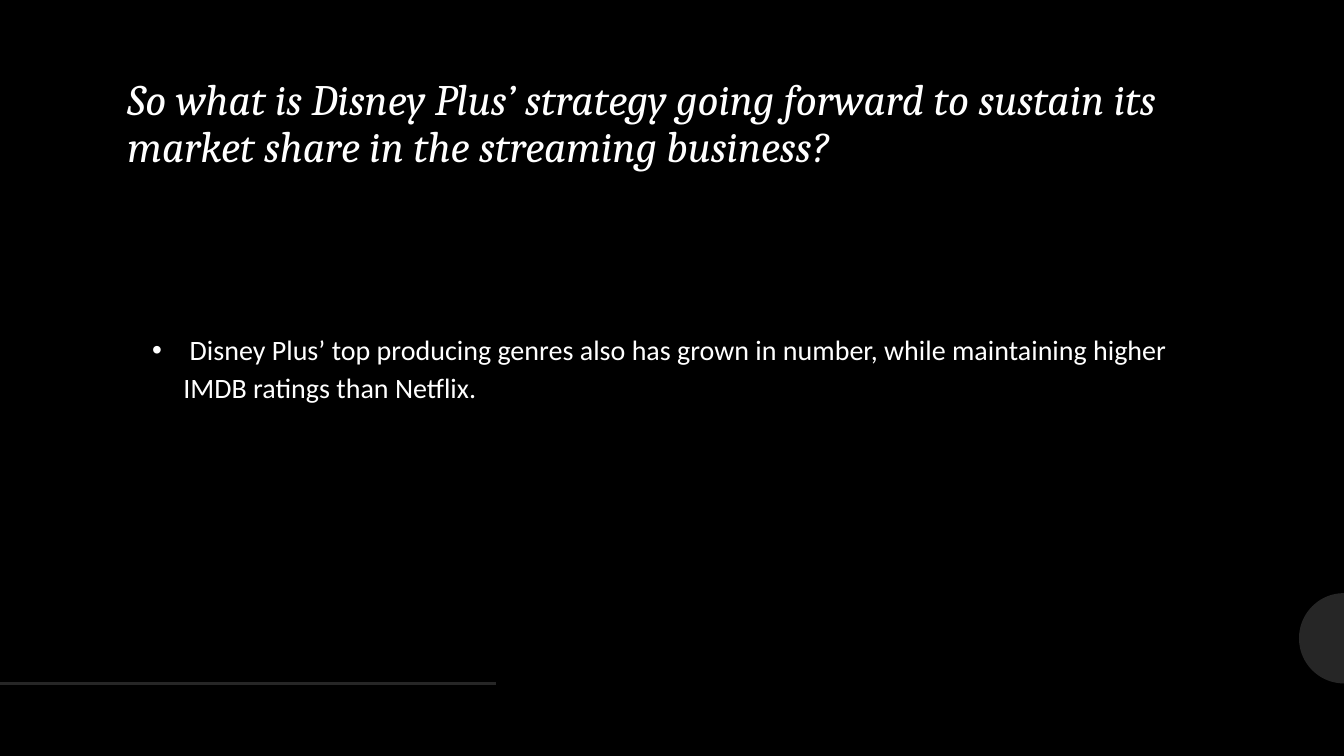
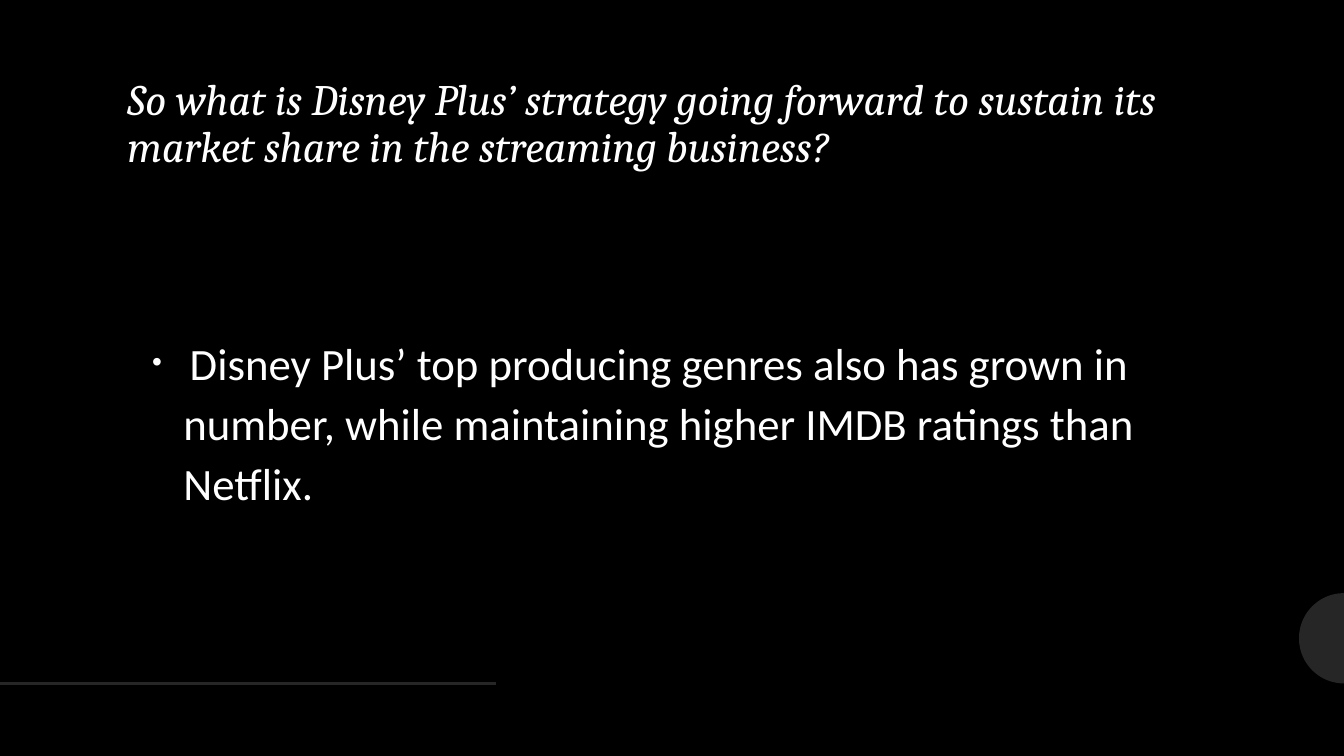
Before and after one commit to qwang27/Python_Into_Project, a slide deck: slide 10 of Analysis of Disney Plus Competitiveness over Netflix.pptx (slide 9 before the commit). Drawn at 1344x756 pixels with LibreOffice and Linux fonts; fonts in the diff are those of the drawing. Boxes give left, top, right and bottom in pixels: in the first picture for what was removed or moved away, otherwise in the second. Text is boxed around its words. In the diff, an @@ line names an element or a change of style, - is before the commit and + after.

```diff
--- a/Analysis of Disney Plus Competitiveness over Netflix.pptx
+++ b/Analysis of Disney Plus Competitiveness over Netflix.pptx
@@ text "Disney Plus’ top producing genres ..." at [183, 348, 1133, 501]: size 20 to 32 pt @@
```
Also in this commit, not shown: 6 other slides changed, 1 slide added, 2 other files.
